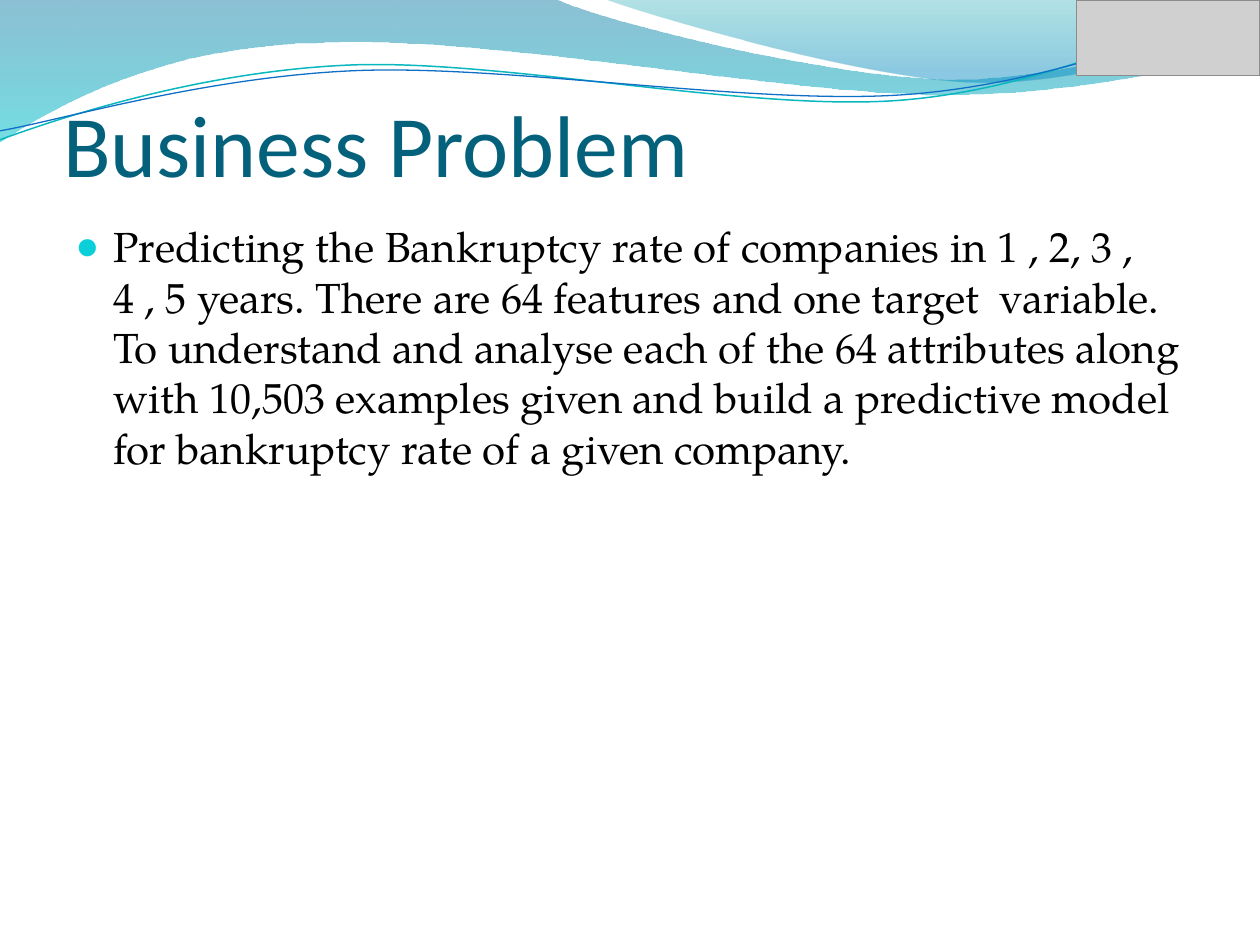
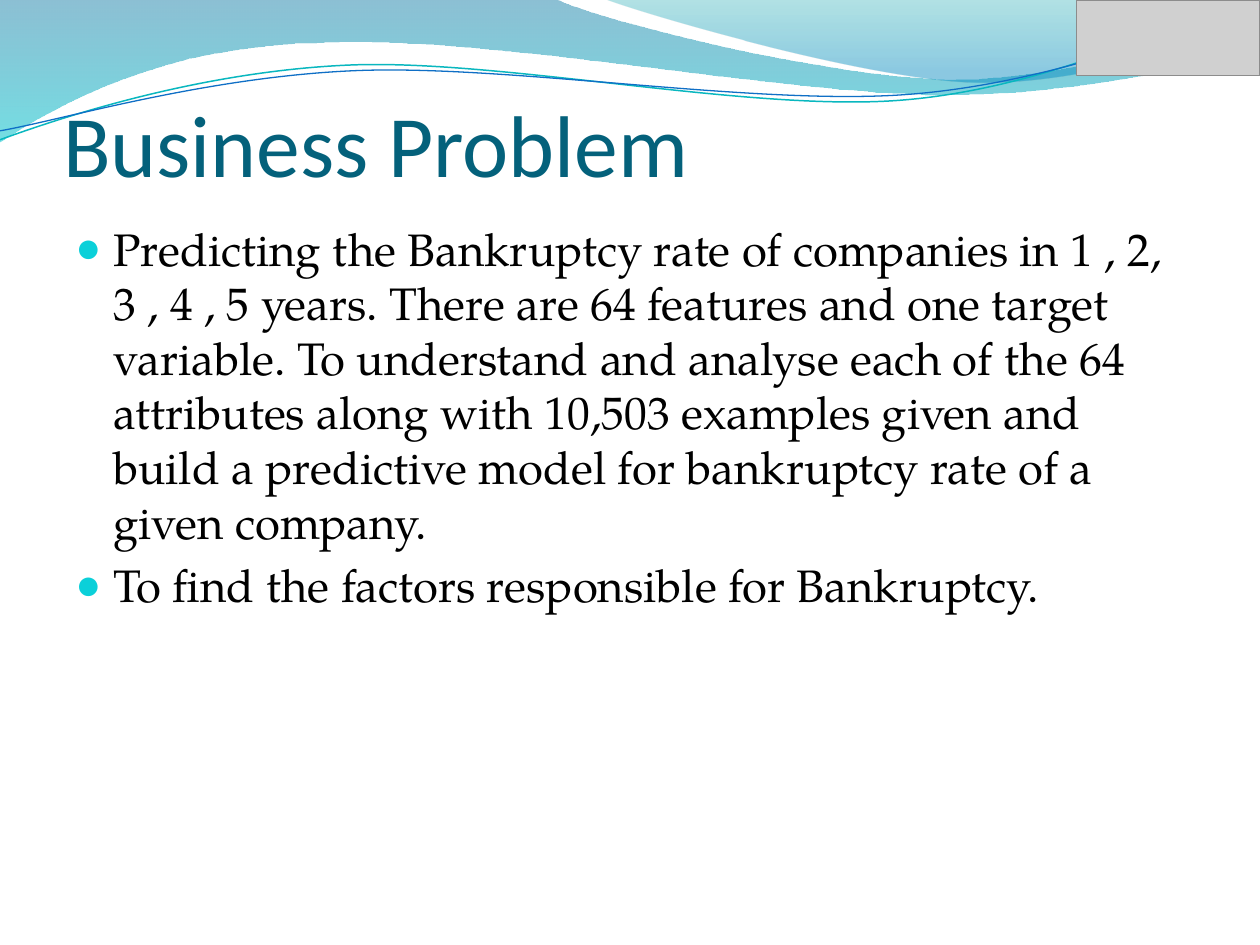
Before and after one commit to iamkuntaldinda/datasets-, a slide deck: slide 6 of Practicum 3.pptx. Drawn at 1260x945 pixels with LibreOffice and Linux fonts; fonts in the diff are those of the drawing; grey boxes stand for pictures; background and template pictures are left out. Boxes give left, top, right and bottom in pixels: in the first picture for what was removed or moved away, otherwise in the second. Text is boxed around its words. In the diff, an @@ line names an element or a change of style, - is before the commit and + after.

```diff
--- a/Practicum 3.pptx
+++ b/Practicum 3.pptx
@@ text at <box>113,232,1162,552</box>: size 24 to 26 pt in "Predicting the Bankruptcy rate of companies in ..." @@
@@ text at <box>113,568,1039,615</box>: paragraph added @@
+● To find the factors responsible for Bankruptcy.
```
Also in this commit, not shown: 9 other slides changed, 8 slides added, 7 slides removed, 2 other files.
